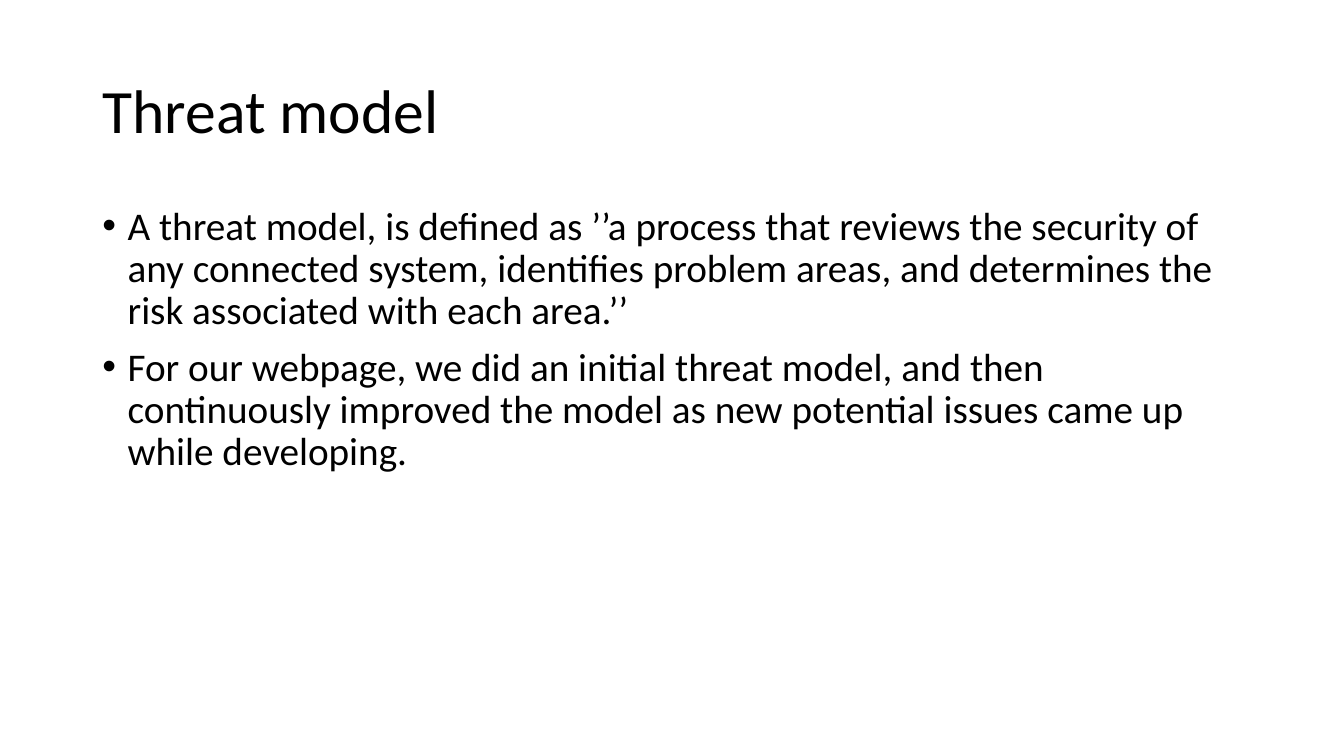
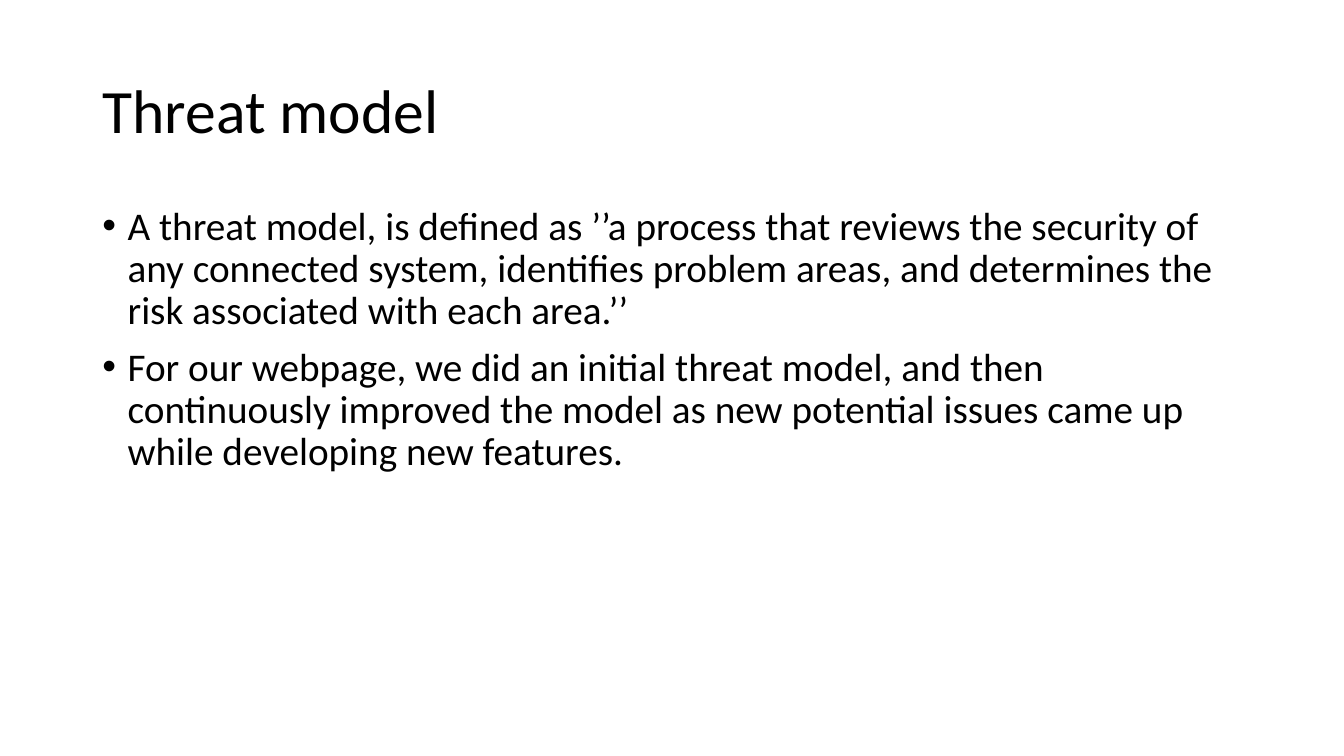
Before and after one commit to jkunnas58/dat250_netbank_fall_2020, a slide deck: slide 9 of Project_report_group_9.pptx. Drawn at 1344x756 pixels with LibreOffice and Linux fonts; fonts in the diff are those of the drawing. Boxes give left, top, right and bottom in pixels: in the first picture for what was removed or moved away, otherwise in the second. Text is boxed around its words. In the diff, an @@ line names an element or a change of style, - is before the commit and + after.

```diff
--- a/Project_report_group_9.pptx
+++ b/Project_report_group_9.pptx
@@ text at [128, 353, 1183, 472]: text changed @@
-• For our webpage, we did an initial threat model, and then continuously improved the model as new potential issues came up while developing.
+• For our webpage, we did an initial threat model, and then continuously improved the model as new potential issues came up while developing new features.
```
Also in this commit, not shown: 12 other slides changed, 2 other files.
